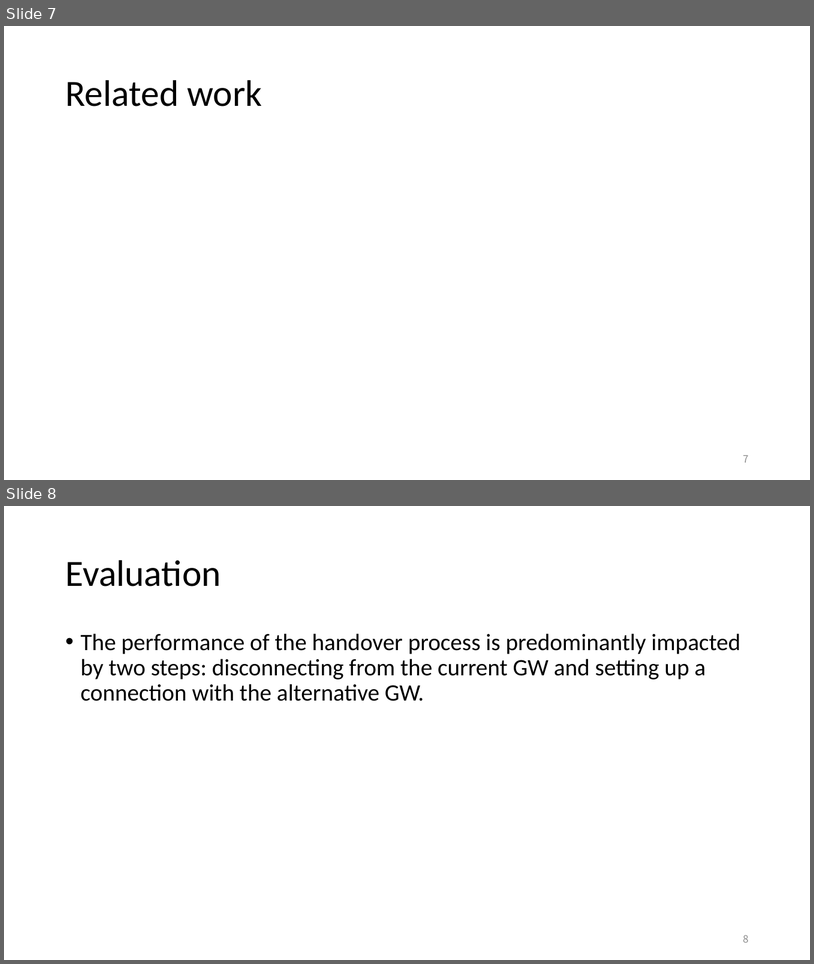
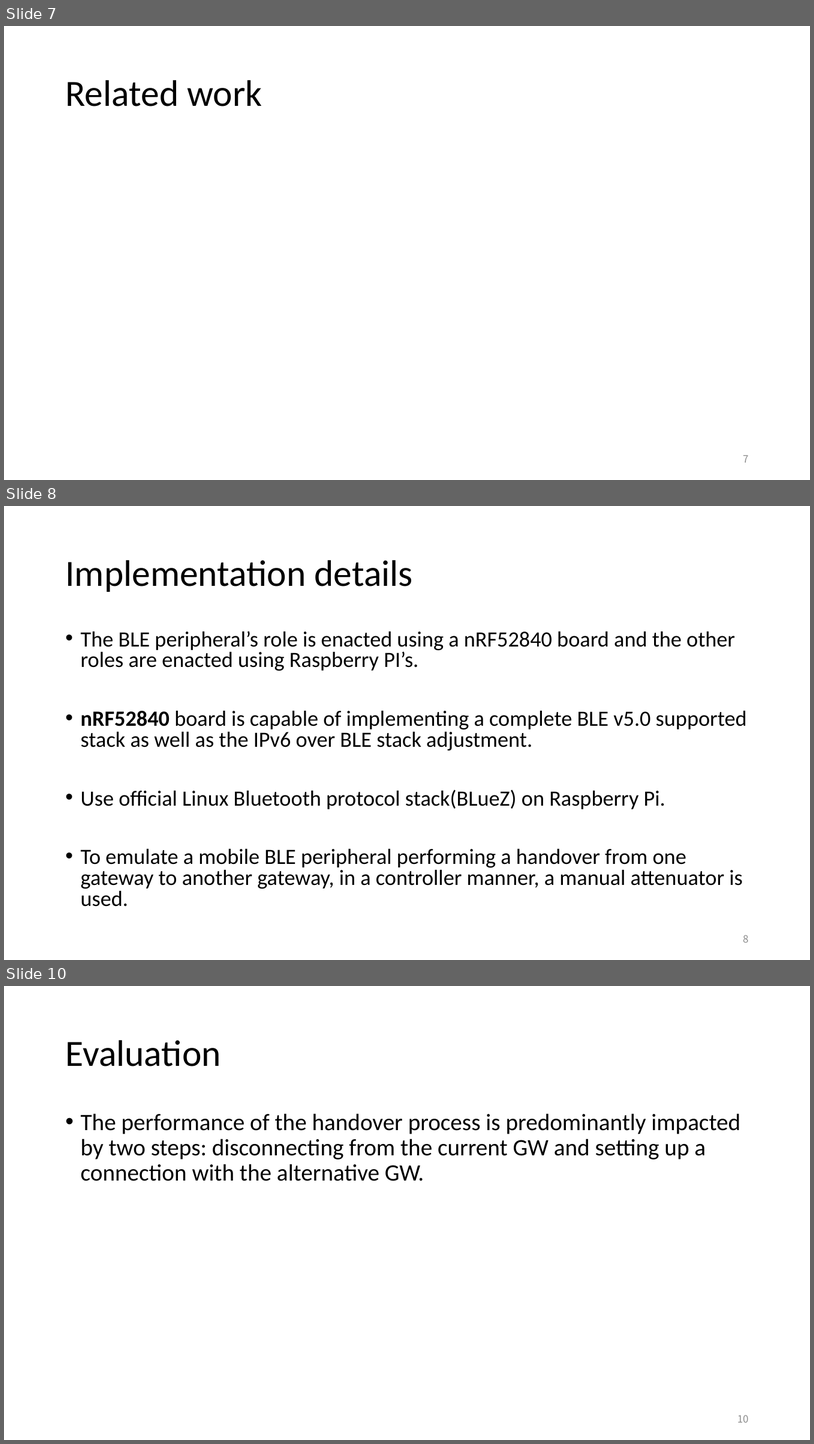
Before and after one commit to EKOISMYLOVE/NTUT_GM_PPT, a slide deck: A BLE-based multi-gateway network infrastructure with handover support for mobile BLE peripherals.pptx. Shown one above the other, each under a label of ours: slides 7 and 8 before the commit, slides 7, 8 and 10 after it; the slides between them are not shown. The pictures are 814x964 and 814x1444 pixels, drawn with LibreOffice and Linux fonts; fonts in the diff are those of the drawing. Boxes give left, top, right and bottom in pixels: in the first picture for what was removed or moved away, otherwise in the second. Text is boxed around its words. In the diff, an @@ line names an element or a change of style, - is before the commit and + after.

Commit message:
TODO implementation details

```diff
--- a/A BLE-based multi-gateway network infrastructure with handover support for mobile BLE peripherals.pptx
+++ b/A BLE-based multi-gateway network infrastructure with handover support for mobile BLE peripherals.pptx
@@ slide 8 added at [4,506,810,960], background #FFFFFF @@
@@ title added at [65,560,413,592], 44 pt, text #000000 @@
+Implementation details
@@ text added at [81,631,747,906], 25.9 pt, text #000000 @@
+• The BLE peripheral’s role is enacted using a nRF52840 board and the other roles are enacted using Raspberry PI’s.
+• nRF52840 board is capable of implementing a complete BLE v5.0 supported stack as well as the IPv6 over BLE stack adjustment.
+• Use official Linux Bluetooth protocol stack(BLueZ) on Raspberry Pi.
+• To emulate a mobile BLE peripheral performing a handover from one gateway to another gateway, in a controller manner, a manual attenuator is used.
@@ page number added at [743,934,749,942], 12 pt, text #8C8C8C @@
+8
@@ what was slide 8 is now slide 10 @@
@@ page number at [738,1414,749,1422]: text changed @@
-8
+10
```
Also in this commit, not shown: 3 other slides added.
